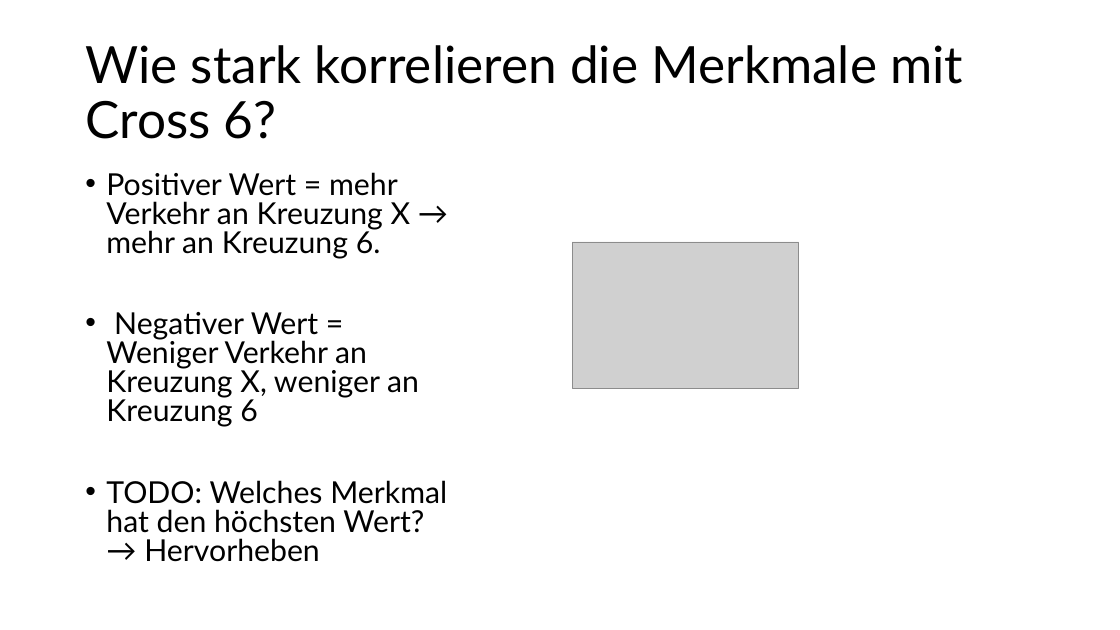
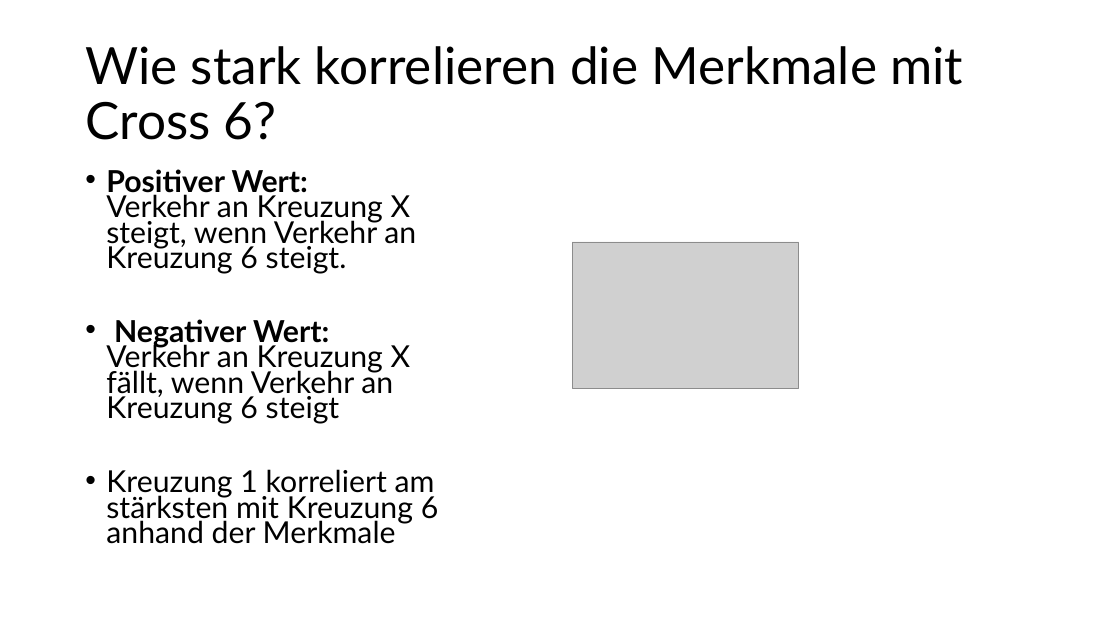
Before and after one commit to TieRub/DMg_2026, a slide deck: slide 8 of DMG_B1.pptx. Drawn at 1120x630 pixels with LibreOffice and Linux fonts; fonts in the diff are those of the drawing; grey boxes stand for pictures. Boxes give left, top, right and bottom in pixels: in the first picture for what was removed or moved away, otherwise in the second. Text is boxed around its words. In the diff, an @@ line names an element or a change of style, - is before the commit and + after.

```diff
--- a/DMG_B1.pptx
+++ b/DMG_B1.pptx
@@ text at (106, 169, 439, 544): text changed @@
-• Positiver Wert = mehr Verkehr an Kreuzung X → mehr an Kreuzung 6.
-• Negativer Wert = Weniger Verkehr an Kreuzung X, weniger an Kreuzung 6
-• TODO: Welches Merkmal hat den höchsten Wert? → Hervorheben
+• Positiver Wert:
+  Verkehr an Kreuzung X
+  steigt, wenn Verkehr an Kreuzung 6 steigt.
+• Negativer Wert:
+  Verkehr an Kreuzung X fällt, wenn Verkehr an Kreuzung 6 steigt
+• Kreuzung 1 korreliert am stärksten mit Kreuzung 6 anhand der Merkmale
```
Also in this commit, not shown: 3 other slides changed, 3 slides added.
